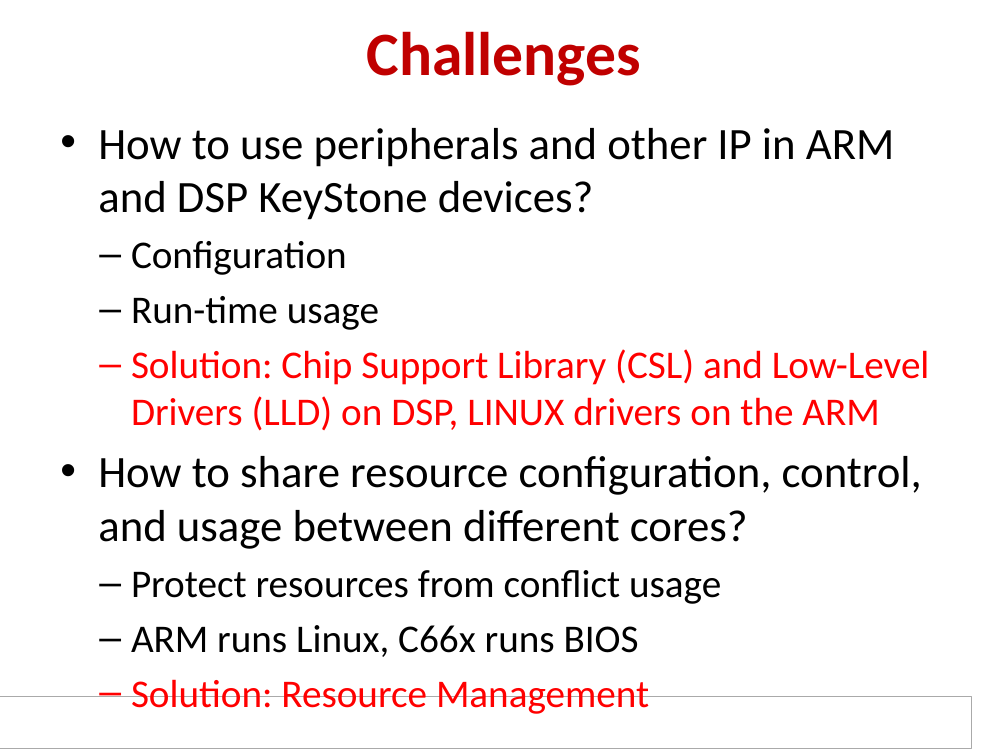
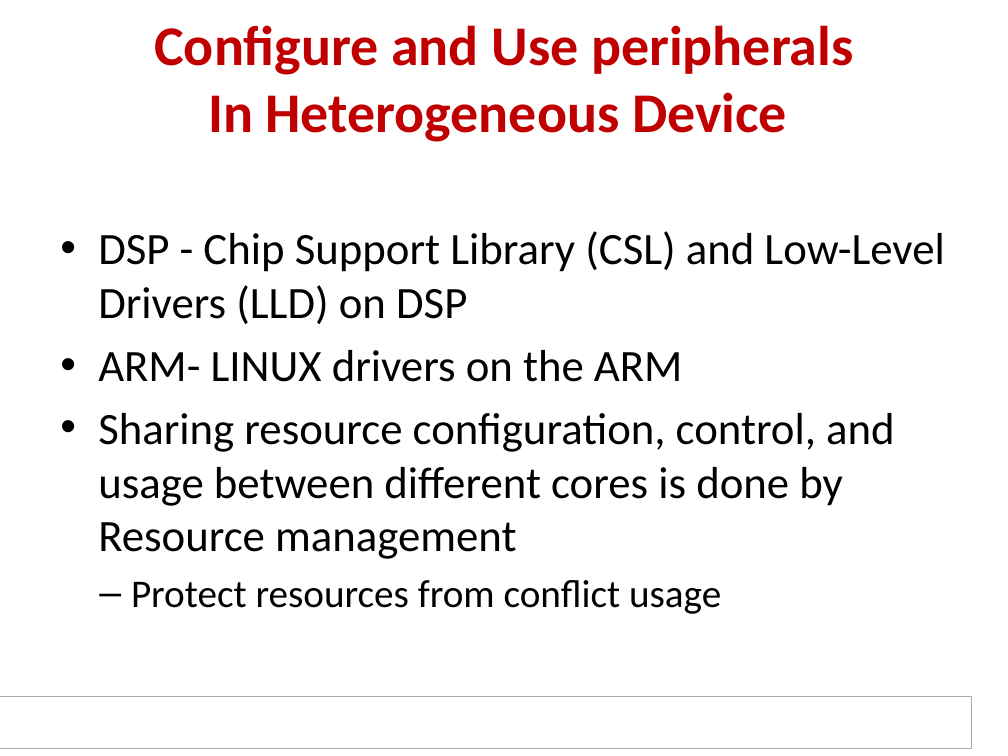
Before and after one commit to hari1989/keystone-workshop, a slide deck: slide 60 of slides/KeyStone ARM DSP.pptx (slide 58 before the commit). Drawn at 1008x756 pixels with LibreOffice and Linux fonts; fonts in the diff are those of the drawing; background and template pictures are left out. Boxes give left, top, right and bottom in pixels: in the first picture for what was removed or moved away, otherwise in the second. Text is boxed around its words. In the diff, an @@ line names an element or a change of style, - is before the commit and + after.

```diff
--- a/slides/KeyStone ARM DSP.pptx
+++ b/slides/KeyStone ARM DSP.pptx
@@ title at box(154, 25, 853, 142): text changed; size 44 to 40 pt @@
-Challenges
+Configure and Use peripherals
+In Heterogeneous Device
@@ text "DSP - Chip Support Library ...": place and size @@
-text "DSP - Chip Support Library ..." at box(98, 128, 930, 714)
+text "DSP - Chip Support Library ..." at box(98, 231, 944, 614)
@@ text at box(98, 231, 944, 559): text changed @@
-• How to use peripherals and other IP in ARM and DSP KeyStone devices?
-  – Configuration
-  – Run-time usage
-  – Solution: Chip Support Library (CSL) and Low-Level Drivers (LLD) on DSP, LINUX drivers on the ARM
-• How to share resource configuration, control, and usage between different cores?
+• DSP - Chip Support Library (CSL) and Low-Level Drivers (LLD) on DSP
+• ARM- LINUX drivers on the ARM
+• Sharing resource configuration, control, and usage between different cores is done by Resource management
@@ text at box(131, 625, 649, 714): paragraphs removed @@
-  – ARM runs Linux, C66x runs BIOS
-  – Solution: Resource Management
```
Also in this commit, not shown: 15 other slides changed, 8 slides added, 15 slides removed.
